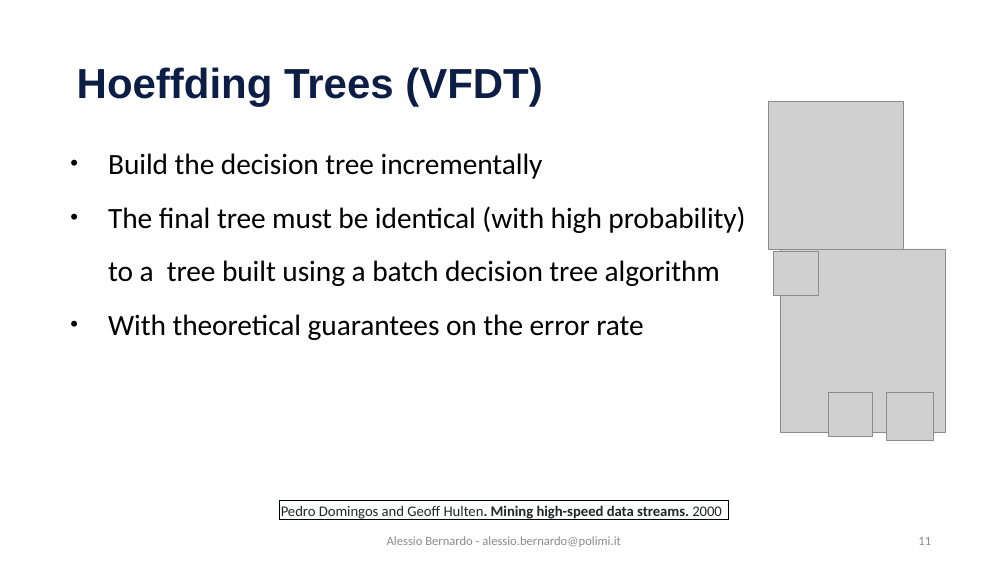
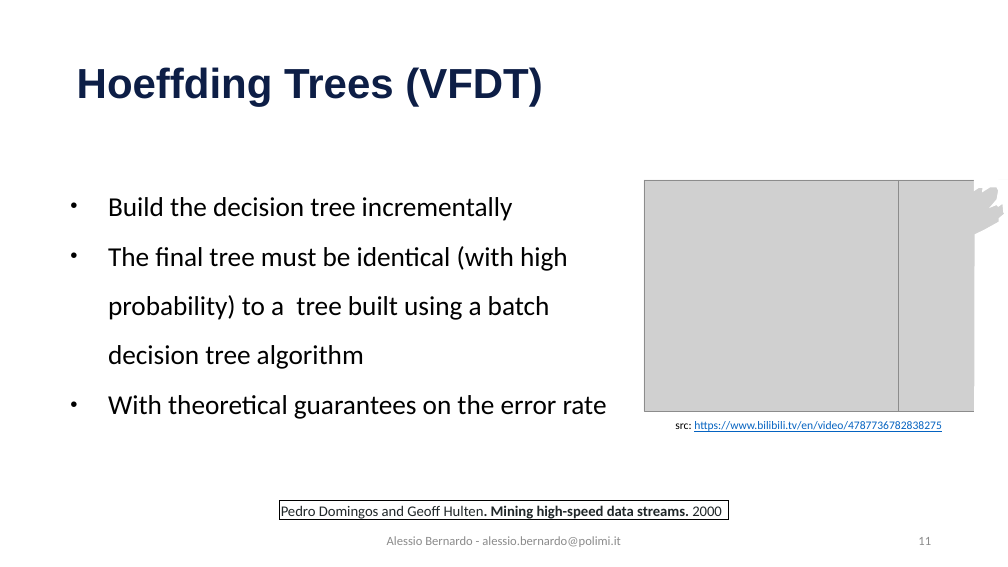
Before and after one commit to emanueledellavalle/streaming-data-analytics, a slide deck: slide 11 of lectures/09_SML/09_3_Classification.pptx. Drawn at 1008x567 pixels with LibreOffice and Linux fonts; fonts in the diff are those of the drawing; grey boxes stand for pictures; background and template pictures are left out. Boxes give left, top, right and bottom in pixels: in the first picture for what was removed or moved away, otherwise in the second. Text is boxed around its words. In the diff, an @@ line names an element or a change of style, - is before the commit and + after.

```diff
--- a/lectures/09_SML/09_3_Classification.pptx
+++ b/lectures/09_SML/09_3_Classification.pptx
@@ text "Build the decision tree incrementally": place and size @@
-text "Build the decision tree incrementally" at (108,153,745,340)
+text "Build the decision tree incrementally" at (108,197,607,419)
@@ text "Build the decision tree incrementally" at (108,197,607,419): size 28 to 26 pt @@
@@ freeform shape added at (974,178,1008,417), fill #FFFFFF @@
@@ picture added at (644,180,898,411) @@
@@ picture added at (898,180,1008,411) @@
@@ group removed at (768,101,947,441): 5 pictures @@
@@ text added at (675,421,942,432), 11 pt, text #0563C1, underline @@
+src: https://www.bilibili.tv/en/video/4787736782838275
```
Also in this commit, not shown: 6 other slides changed, 6 other files.
